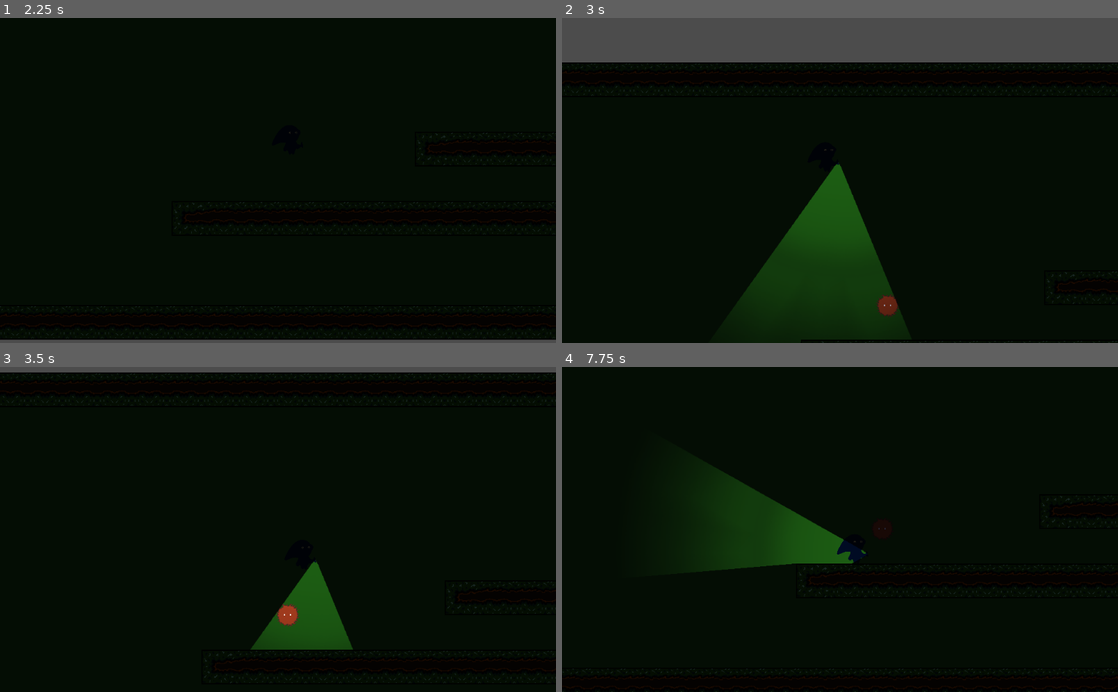
Above: before the commit, frames 1-4 (two rows, left to right).
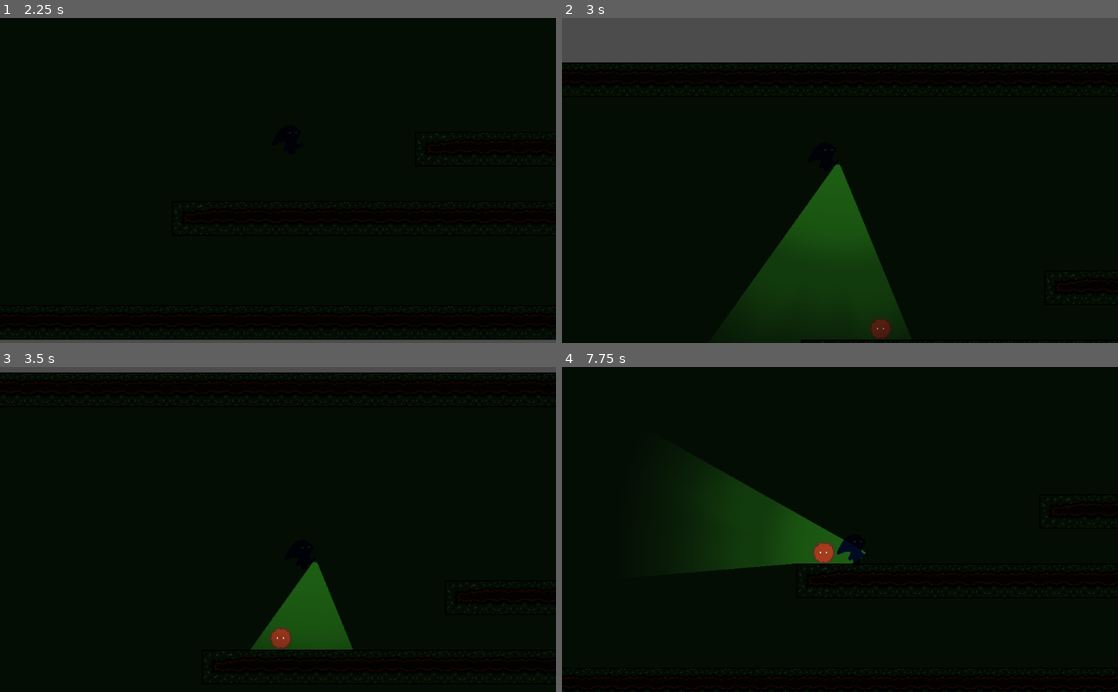
Above: after the commit, the same moments.

Repository: TeamKebab/GodotWildJam38
Game: Godot game, scene res://levels/level.tscn
Two runs of this game, one before a commit and one after it. Both use one fixed random seed, a clock stepped at 60 frames per second and the inputs below.
Inputs (mouse positions are in pixels of both pictures, inside the frame that each line leads up to):
- Up to frame 1 (2.25 s): move the mouse to (400, 164) at 0.52 s; hold Right (ui_right) 0.53-2.03 s; tap Up (ui_up) at 0.6, 0.77, 1.07, 1.35, 1.52, 1.82, 2.1 s; click (400, 164) at 0.67 s; move the mouse to (166, 196) at 1.27 s; move the mouse to (333, 109) at 2.02 s; hold Left (ui_left) from 2.03 s (still down)
- Up to frame 2 (3 s): move the mouse to (812, 245) at 2.77 s; release Left (ui_left) at 2.78 s; hold Right (ui_right) from 2.78 s (still down); tap Up (ui_up) at 2.85 s; click (812, 245) at 2.92 s
- Up to frame 3 (3.5 s): keep holding Right (ui_right); tap Up (ui_up) at 3.02, 3.32 s
- Up to frame 4 (7.75 s): move the mouse to (1006, 578) at 3.52 s; tap Up (ui_up) at 3.6, 3.77, 4.07, 4.35, 4.52, 4.82, 5.1, 5.85, 6.02, 6.32, 6.6, 6.77, 7.07, 7.35, 7.52 s; move the mouse to (673, 480) at 4.27 s; release Right (ui_right) at 4.28 s; hold Left (ui_left) 4.28-5.03 s; move the mouse to (867, 529) at 5.02 s; hold Right (ui_right) 5.03-5.78 s; click (867, 529) at 5.17 s; move the mouse to (756, 448) at 5.77 s; hold Left (ui_left) 5.78-7.28 s; move the mouse to (962, 513) at 6.52 s; move the mouse to (728, 545) at 7.27 s; hold Right (ui_right) from 7.28 s (still down); click (728, 545) at 7.42 s

Frame 1 is identical in both runs. In frame 2, 0.4% of the frame differs, in the area x 55-61%, y 85-99%; in frame 3, 0.4%, in the area x 48-54%, y 72-87%; in frame 4, 0.2%.

Commit message:
spoopy follows player when unlit

Diff:
--- /dev/null
+++ b/src/components/motion/motion.gd
@@ -0,0 +1,73 @@
+extends Node2D
+
+export var gravity: int = 1000
+export var acceleration: int = 2000
+export var friction: int = 3000
+
+export var max_run_speed: float = 300
+export var max_fall_speed: float = 1000
+export var jump_speed: float = -800
+
+export var walk_stream: AudioStream
+export var jump_stream: AudioStream
+export var land_stream: AudioStream
+
+var motion = Vector2.ZERO
+var was_walking = false
+var was_on_floor = false
+
+var walk_sound: AudioStreamPlayer2D
+var jump_sound: AudioStreamPlayer2D
+var land_sound: AudioStreamPlayer2D
+
+onready var body: KinematicBody2D = get_parent()
+
+
+func _ready() -> void:
+	if walk_stream != null:
+		walk_sound = $WalkSound
+		walk_sound.stream = walk_stream
+
+	if jump_stream != null:
+		jump_sound = $JumpSound
+		jump_sound.stream = jump_stream
+
+	if land_stream != null:
+		land_sound = $LandSound
+		land_sound.stream = land_stream
+
+
+func move(input_x: float, delta: float) -> void:
+	if input_x == 0:
+		motion = motion.move_toward(Vector2(0, motion.y), friction * delta)
+	else:
+		motion = motion.move_toward(Vector2(input_x * max_run_speed, motion.y), acceleration * delta)
+
+	motion.y += gravity * delta
+
+	motion = body.move_and_slide(motion, Vector2.UP)
+
+	if motion.x != 0 and body.is_on_floor():
+		if !was_walking:
+			was_walking = true
+			if walk_sound != null:
+				walk_sound.play()
+	else:
+		was_walking = false
+		if walk_sound != null:
+			walk_sound.stop()
+
+	if body.is_on_floor():
+		if !was_on_floor:
+			if land_sound != null:
+				land_sound.play()
+			was_on_floor = true
+	else:
+		was_on_floor = false
+
+
+func jump() -> void:
+	if body.is_on_floor():
+		motion.y = jump_speed
+		if jump_sound != null:
+			jump_sound.play()
--- /dev/null
+++ b/src/components/motion/motion.tscn
@@ -0,0 +1,18 @@
+[gd_scene load_steps=5 format=2]
+
+[ext_resource path="res://components/motion/motion.gd" type="Script" id=1]
+[ext_resource path="res://player/jump2.wav" type="AudioStream" id=2]
+[ext_resource path="res://player/MC_running.wav" type="AudioStream" id=3]
+[ext_resource path="res://player/land.mp3" type="AudioStream" id=4]
+
+[node name="Motion" type="Node2D"]
+script = ExtResource( 1 )
+
+[node name="WalkSound" type="AudioStreamPlayer2D" parent="."]
+stream = ExtResource( 3 )
+
+[node name="JumpSound" type="AudioStreamPlayer2D" parent="."]
+stream = ExtResource( 2 )
+
+[node name="LandSound" type="AudioStreamPlayer2D" parent="."]
+stream = ExtResource( 4 )
--- a/src/player/player.gd
+++ b/src/player/player.gd
@@ -1,52 +1,10 @@
 extends KinematicBody2D
 
-export var gravity: int = 1000
-export var acceleration: int = 2000
-export var friction: int = 3000
 
-export var max_run_speed: float = 300
-export var max_fall_speed: float = 1000
-export var jump_speed: float = -800
-
-var motion = Vector2.ZERO
-var was_walking = false
-var was_on_floor = false
-
-onready var walk_sound = $WalkSound
-onready var jump_sound = $JumpSound
-onready var land_sound = $LandSound
+onready var motion = $Motion
 
 func _physics_process(delta: float) -> void:
-	_move(delta)
+	motion.move(Input.get_action_strength("ui_right") - Input.get_action_strength("ui_left"), delta)
 
-	if motion.x != 0 and is_on_floor():
-		if !was_walking:
-			was_walking = true
-			walk_sound.play()
-	else:
-		was_walking = false
-		walk_sound.stop()
-
-	if is_on_floor():
-		if !was_on_floor:
-			land_sound.play()
-			was_on_floor = true
-	else:
-		was_on_floor = false
-
-func _move(delta):
-	var x = Input.get_action_strength("ui_right") - Input.get_action_strength("ui_left")
-
-	if x == 0:
-		motion = motion.move_toward(Vector2(0, motion.y), friction * delta)
-	else:
-		motion = motion.move_toward(Vector2(x * max_run_speed, motion.y), acceleration * delta)
-
-	motion.y += gravity * delta
-
-	motion = move_and_slide(motion, Vector2.UP)
-
-	if is_on_floor():
-		if Input.is_action_just_pressed("ui_up"):
-			motion.y = jump_speed
-			jump_sound.play()
+	if Input.is_action_just_pressed("ui_up"):
+		motion.jump()
--- a/src/player/player.tscn
+++ b/src/player/player.tscn
@@ -6,6 +6,7 @@
 [ext_resource path="res://player/MC_running.wav" type="AudioStream" id=4]
 [ext_resource path="res://player/jump2.wav" type="AudioStream" id=5]
 [ext_resource path="res://player/land.mp3" type="AudioStream" id=6]
+[ext_resource path="res://components/motion/motion.tscn" type="PackedScene" id=7]
 
 [sub_resource type="CapsuleShape2D" id=1]
 radius = 14.1083
@@ -31,11 +32,7 @@
 current = true
 smoothing_enabled = true
 
-[node name="WalkSound" type="AudioStreamPlayer2D" parent="."]
-stream = ExtResource( 4 )
-
-[node name="JumpSound" type="AudioStreamPlayer2D" parent="."]
-stream = ExtResource( 5 )
-
-[node name="LandSound" type="AudioStreamPlayer2D" parent="."]
-stream = ExtResource( 6 )
+[node name="Motion" parent="." instance=ExtResource( 7 )]
+walk_stream = ExtResource( 4 )
+jump_stream = ExtResource( 5 )
+land_stream = ExtResource( 6 )
--- a/src/spoopies/spoopy.gd
+++ b/src/spoopies/spoopy.gd
@@ -17,10 +17,13 @@
 		collision.disabled = false
 
 
+var target: KinematicBody2D
+
 onready var sprite = $Sprite
 onready var collision = $CollisionShape2D
 onready var detector = $PlayerDetector
 onready var state_machine = $StateMachine
+onready var motion = $Motion
 
 func _ready() -> void:
 	_set_disabled(true)
--- a/src/spoopies/spoopy.tscn
+++ b/src/spoopies/spoopy.tscn
@@ -10,6 +10,8 @@
 [ext_resource path="res://spoopies/states/appearing.gd" type="Script" id=8]
 [ext_resource path="res://spoopies/states/lit.gd" type="Script" id=9]
 [ext_resource path="res://spoopies/states/identified.gd" type="Script" id=10]
+[ext_resource path="res://components/motion/motion.tscn" type="PackedScene" id=11]
+[ext_resource path="res://spoopies/spoopy_walking.wav" type="AudioStream" id=12]
 
 [sub_resource type="CapsuleShape2D" id=1]
 radius = 20.1658
@@ -31,6 +33,9 @@
 texture = ExtResource( 1 )
 hframes = 2
 
+[node name="Motion" parent="." instance=ExtResource( 11 )]
+walk_stream = ExtResource( 12 )
+
 [node name="StateMachine" type="Node" parent="."]
 script = ExtResource( 4 )
 
--- a/src/spoopies/states/hidden.gd
+++ b/src/spoopies/states/hidden.gd
@@ -11,6 +11,7 @@
 	spoopy.detector.enabled = false
 
 
-func _on_player_detected(_player: KinematicBody2D) -> void:
+func _on_player_detected(player: KinematicBody2D) -> void:
 	print("player detected!")
+	spoopy.target = player
 	emit_signal("finished", "Appearing")
--- a/src/spoopies/states/lit.gd
+++ b/src/spoopies/states/lit.gd
@@ -17,6 +17,8 @@
 
 
 func update(delta: float) -> void:
+	spoopy.motion.move(0, delta)
+
 	lit_seconds += delta
 
 	if lit_seconds > time_to_identify:
--- a/src/spoopies/states/unlit.gd
+++ b/src/spoopies/states/unlit.gd
@@ -10,5 +10,10 @@
 	spoopy.disconnect("lit", self, "_on_lit")
 
 
+func update(delta: float) -> void:
+	var x = spoopy.target.position.x - spoopy.position.x
+	spoopy.motion.move(x / abs(x), delta)
+
+
 func _on_lit() -> void:
 	emit_signal("finished", "Lit")
Not shown: 1 places in src/player/player.tscn that only renumber resources
Not shown: 1 places in src/spoopies/spoopy.tscn that only renumber resources
Not shown, added: src/spoopies/spoopy_walking.wav.import
Not shown, added: src/spoopies/spoopy_walking.wav
